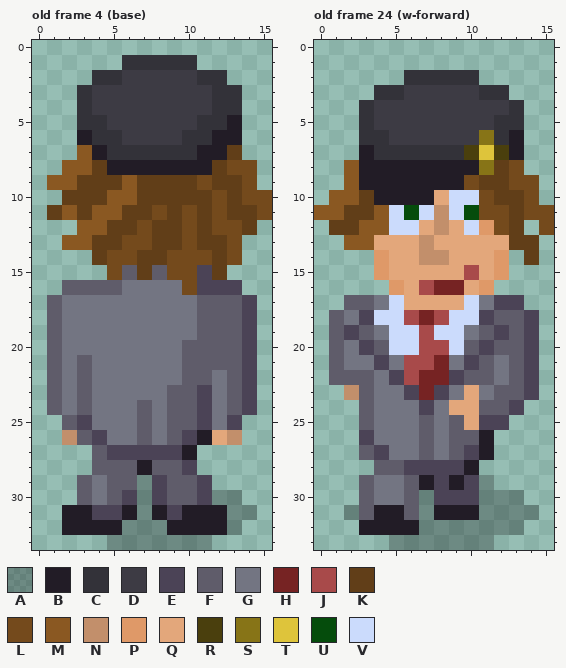
Pixel-art file: art/cfe-reb.aseprite. Above, as it was before the edit.
16x34 pixels, 30 frames. Colours within 5 levels of each other are drawn and written as one. Shown: old frame 4 (base), old frame 24 (w-forward). The commit also changed other frames, which this record leaves out.
Visible layers, top first: "reb", "shadow" opacity 27%.
Palette (. is transparent): A #00000046  B #221c26  C #333239  D #3d3b44  E #4b4356  F #5f5c6a  G #737582  H #762323  J #a84a4a  K #613e18  L #744a1c  M #8a5822  N #c28f6b  P #df9968  Q #e3a77b  R #4a3f0d  S #877417  T #dec43b  U #054c0c  V #cbdbfc
Pixels before, old frame 4 (base), first column x 1:
 1 .....CCCCC.....
 2 ...CCDDDDDCC...
 3 ..CDDDDDDDDCC..
 4 ..CDDDDDDDDCC..
 5 ..CCDDDDDDCCB..
 6 ..BCCDDDDCCBB..
 7 ..MBCCCCCCBBK..
 8 .MMKBBBBBBBKLL.
 9 MMKKKMKKKKLKKL.
10 .KKKMMKKKKKLKLL
11 KMKMMKKLKLKLKKL
12 ..MMKKLKKLKLLK.
13 .MMKKLLKKLKKL..
14 ...KLLKKLLLKL..
15 ....LFKFLLEK...
16 .FFFFGGGGLEEE..
17 FGGGGGGGGGFFFE.
18 FGGGGGGGGGFFFE.
19 FGGGGGGGGGFFFE.
20 FGGGGGGGGFFFFE.
21 FGFGGGGGGFFFFE.
22 FGFGGGGGGFFGFE.
23 FGFGGGGGFFEGFE.
24 FGFGGGFGFFEGFE.
25 .FEGGGFGFFEGE..
26 .NFEGGFGFEBQN..
27 ...FEEEEEB.....
28 ...FFFBFFE.....
29 ..FGFFAEFFE....
30 ..FGFEAEFFEAA..
31 .BBEEBABEBBBAA.
32 .BBBBAAABBBBA..
33 ....AAAAAAA....
Pixels before, old frame 24 (w-forward), first column x 0:
 2 ......CCCCC.....
 3 ....CCDDDDDCC...
 4 ...CDDDDDDDDDC..
 5 ...CDDDDDDDDCC..
 6 ...CCDDDDDDSCB..
 7 ...BCCCCCCRTRB..
 8 ..MBBBBBBBBSKL..
 9 ..MBBBBBBBLKKLL.
10 .MMKBBBBQVVLKKL.
11 MMKKMVUVNVULLKLL
12 .KKMMVVQNQVPLK.L
13 ..MMQQQNQQQQQKK.
14 ....PQQNNQQQP.K.
15 ....PQQQQQJQP...
16 .....PQJHHQP....
17 ..FFGVQQQQVGEE..
18 .FGEVVJHJVVEFFE.
19 .FEFGVVJVVGFEFE.
20 .FGEFVVJJVFEFFE.
21 .FGGEGJJHGEFGFE.
22 .FFFGEJHHEFFGFE.
23 ..NFGGEHEGQGFFE.
24 ...FGGGEGQQFFE..
25 ...FGGGFGFQEE...
26 ...EGGGFGFFB....
27 ...FEGGFGFEB....
28 ....FFEEEEB.....
29 ...FGGFBEBEA....
30 ...FGGFAEEEAAA..
31 ..AFBBFABBBAAAA.
32 ...BBBBAAAAAAA..
33 .....AAAAAAA....
After the commit:
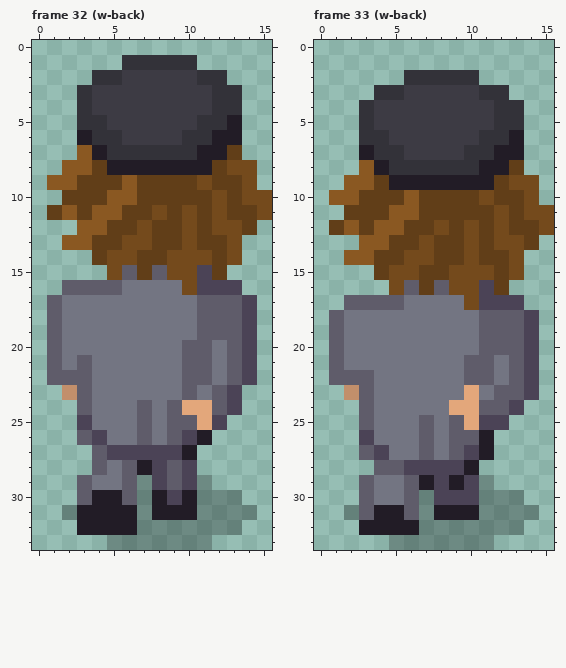
A new or re-ordered frame is compared with the old frame closest to it.
Commit: Begin walk-back
What changed:
frames 30 -> 39
Changed rows in their new state; - is an unchanged pixel.
Frame 32 (w-back) is new; against old frame 4 (base), layer "reb":
first column x 1:
20 -----------G--
21 -----------G--
22 -F------------
23 .N------G-GFE.
24 ..-------QQFE.
25 -.--------QE.-
26 -.---------..-
28 ----G--E------
29 ----G----EA---
30 ---BBF-BEBA---
31 -A-BB---B-AA--
32 -.---B--AAAA--
Frame 33 (w-back) is new; against old frame 24 (w-forward), layer "reb":
first column x 0:
 4 ------------C--
 6 -----------C---
 7 ------DDDDCCB--
 8 --.M-CCCCCCBBK-
 9 ---MK-----BB---
10 ----KKMKKKK----
11 ..--KMMKKKKK---
12 --MK-MKKLKLK--K
13 --.-MKKLKKLKLL-
14 --MMKKLLKKLKKL.
15 ----KLLKKLLLKL-
16 -----LFKFLLEK--
17 ----FFGGGGLE---
18 ---GGGGGGGGF---
19 --GG-GGGGG--F--
20 ---GGGGGGGGF---
21 ----G-GGG-F----
22 -----GGGGG-----
23 ------GGG------
24 -------G-------
Boxes around the changes in both pictures, in picture pixels (x1, y1, x2, y2):
changed: (47, 340, 257, 535)
changed: (314, 100, 539, 415)
